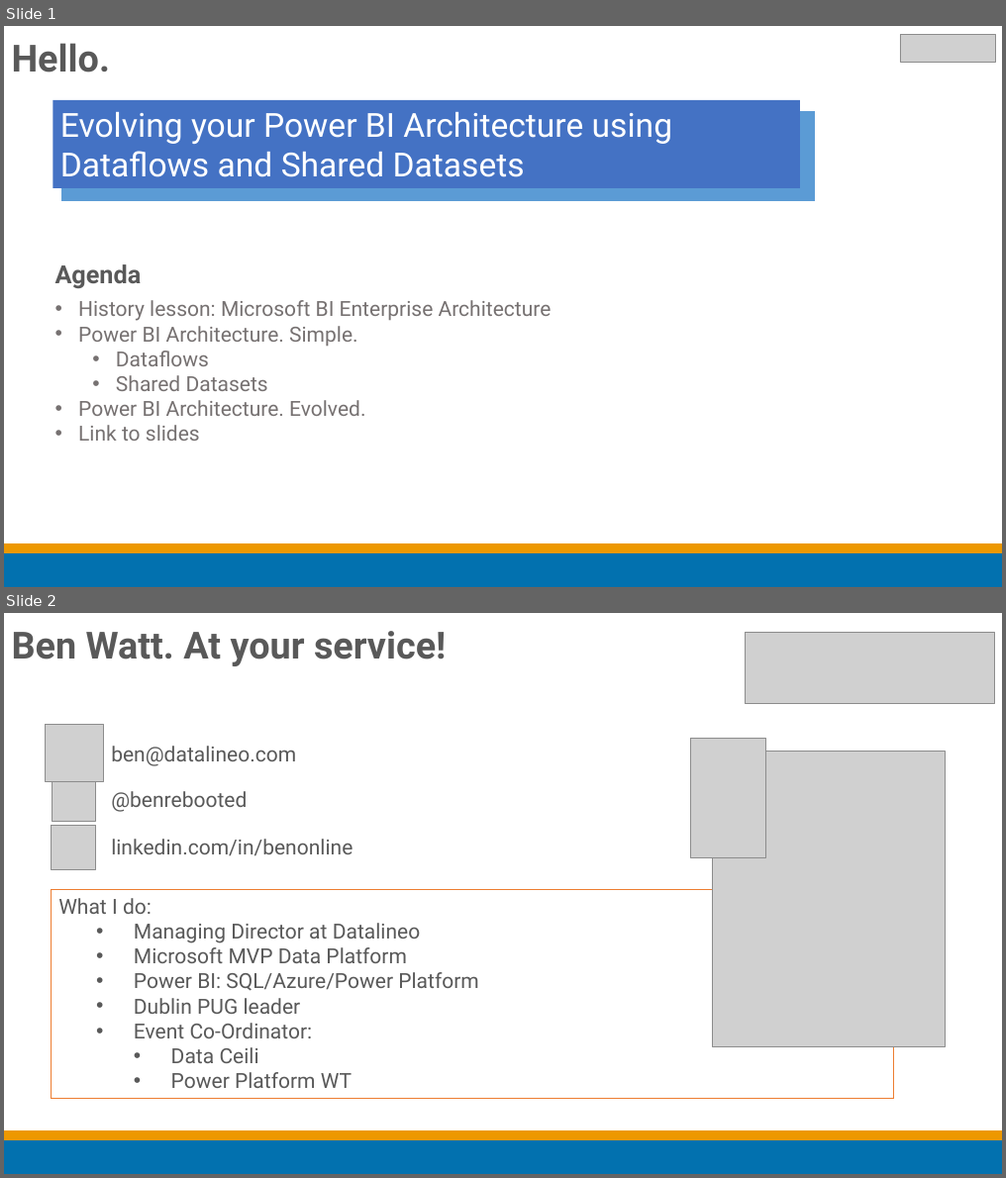
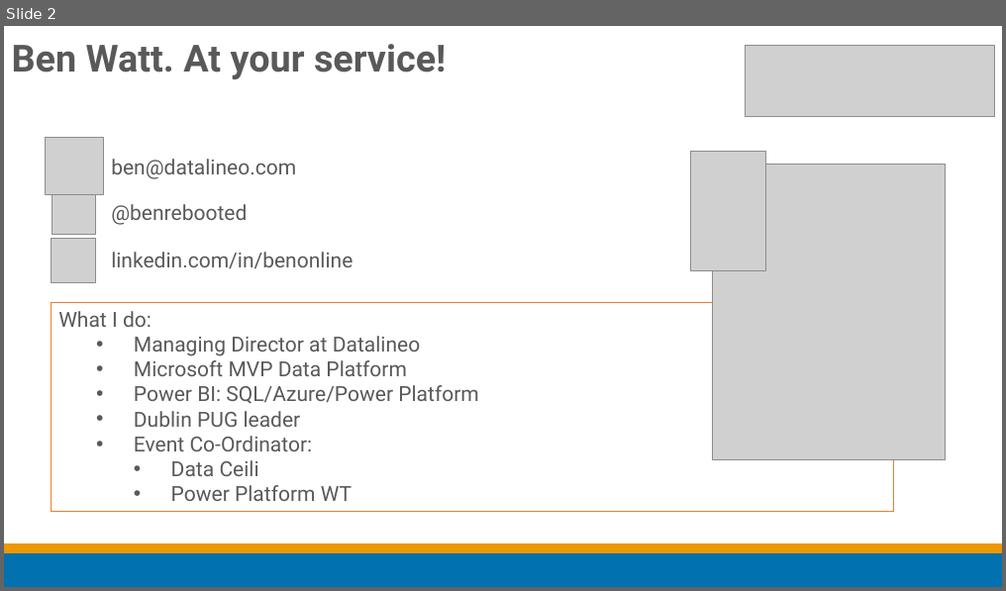
Before and after one commit to datalineo/sessions, a slide deck: Flow Email Image Analytics/Flow Image Analytics.pptx. Shown one above the other, each under a label of ours: slides 1 and 2 before the commit, slide 2 after it. The pictures are 1006x1178 and 1006x591 pixels, drawn with LibreOffice and Linux fonts; fonts in the diff are those of the drawing; grey boxes stand for pictures. Boxes give left, top, right and bottom in pixels: in the first picture for what was removed or moved away, otherwise in the second. Text is boxed around its words. In the diff, an @@ line names an element or a change of style, - is before the commit and + after.

```diff
--- a/Flow Email Image Analytics/Flow Image Analytics.pptx
+++ b/Flow Email Image Analytics/Flow Image Analytics.pptx
@@ slide 1 removed at [4,26,1002,587], background #FFFFFF @@
@@ title removed at [12,43,110,73] @@
-Hello.
@@ picture removed at [900,34,996,62] @@
@@ rectangle removed at [53,100,800,188] @@
-Evolving your Power BI Architecture using Dataflows and Shared Datasets
@@ rectangle removed at [62,112,815,201] @@
@@ text removed at [55,265,142,288] @@
-Agenda
@@ text removed at [78,300,551,441] @@
-• History lesson: Microsoft BI Enterprise Architecture
-• Power BI Architecture. Simple.
-  • Dataflows
-  • Shared Datasets
-• Power BI Architecture. Evolved.
-• Link to slides
@@ rectangle removed at [4,553,1002,587] @@
@@ rectangle removed at [4,544,1002,553] @@
```
Also in this commit, not shown: 2 slides added, 9 other files.
